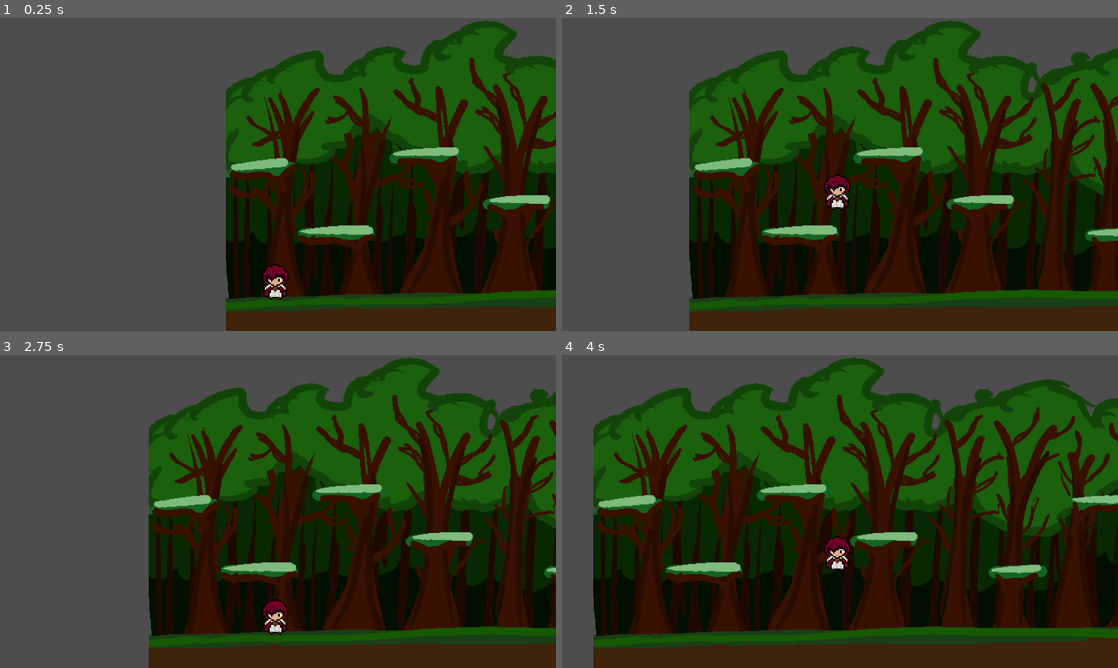
Above: before the commit, frames 1-4 (two rows, left to right).
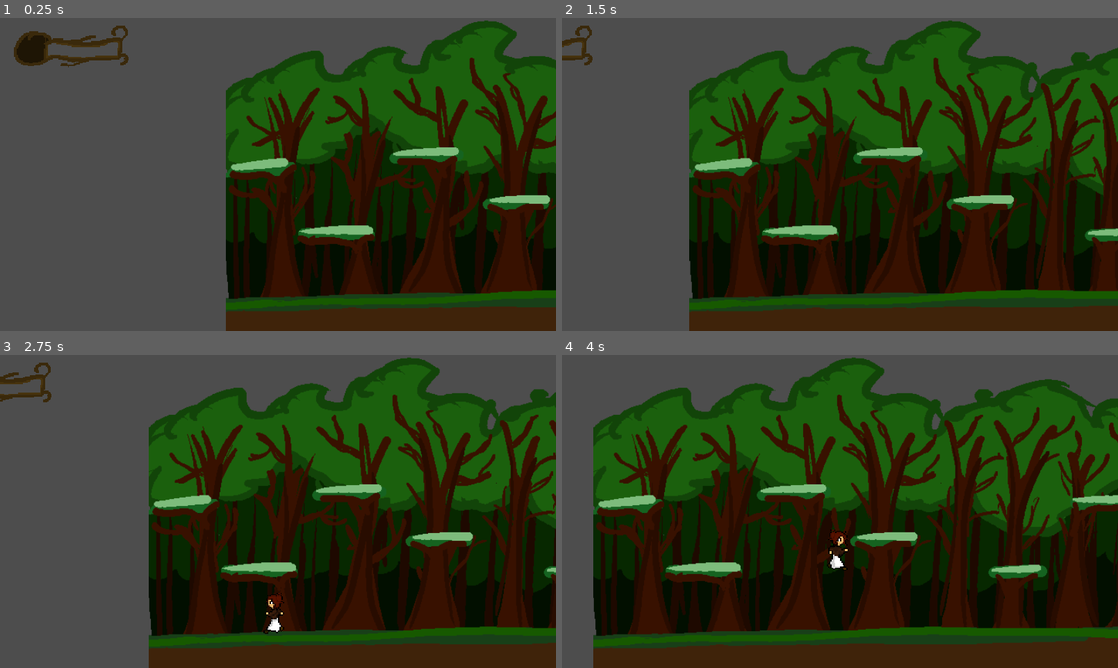
Above: after the commit, the same moments.

Repository: steve8D/Team12GameDev
Game: Godot game, scene res://scenes/prologue.tscn
The game is run twice, just before and just after one commit, with the same random seed, the same clock (stepped at 60 frames per second) and the same inputs.
Inputs:
- Up to frame 1 (0.25 s): no input
- Up to frame 2 (1.5 s): tap Enter at 0.5 s; hold D (move_right) from 0.53 s (still down); tap Shift (sprint) at 0.6, 1.35 s; tap W (jump_up) at 0.77 s
- Up to frame 3 (2.75 s): tap W (jump_up) at 1.52 s; release D (move_right) at 2.03 s; hold A (move_left) from 2.03 s (still down); tap Shift (sprint) at 2.1 s
- Up to frame 4 (4 s): release A (move_left) at 2.78 s; hold D (move_right) from 2.78 s (still down); tap Shift (sprint) at 2.85, 3.6 s; tap W (jump_up) at 3.02, 3.77 s

The runs differ from the first frame. In frame 1, 1.6% of the frame differs, in the area x 2-52%, y 2-90%; in frame 2, 0.7%; in frame 3, 0.8%; in frame 4, 0.4%.

Commit message:
add farren sprite sheet and temp running animation

Diff:
--- a/scenes/earth.tscn
+++ b/scenes/earth.tscn
@@ -1,9 +1,11 @@
 [gd_scene load_steps=10 format=3 uid="uid://djt86gl12x5sl"]
 
 [ext_resource type="Script" path="res://scripts/player_movement.gd" id="1_r005y"]
-[ext_resource type="Texture2D" uid="uid://c44fv5wcvykop" path="res://assets/sprites/player/sample_player.png" id="2_3fyhv"]
 
 [sub_resource type="BoxMesh" id="BoxMesh_fojav"]
+
+[sub_resource type="CompressedTexture2D" id="CompressedTexture2D_vvkcm"]
+load_path = "res://.godot/imported/sample_player.png-9b17891c7ebe44c7f46101f8b5cae296.ctex"
 
 [sub_resource type="RectangleShape2D" id="RectangleShape2D_a4qjp"]
 
@@ -33,13 +35,13 @@
 position = Vector2(0, 356)
 scale = Vector2(1510, 288)
 mesh = SubResource("BoxMesh_fojav")
+
 [node name="player" type="CharacterBody2D" parent="."]
 scale = Vector2(0.994953, 0.950902)
 script = ExtResource("1_r005y")
 
 [node name="Sprite2D" type="Sprite2D" parent="player"]
-texture = ExtResource("2_3fyhv")
-
+texture = SubResource("CompressedTexture2D_vvkcm")
 
 [node name="CollisionShape2D" type="CollisionShape2D" parent="player"]
 scale = Vector2(10, 14)
--- a/scenes/prologue.tscn
+++ b/scenes/prologue.tscn
@@ -1,8 +1,9 @@
-[gd_scene load_steps=5 format=3 uid="uid://b2httphahcrck"]
+[gd_scene load_steps=6 format=3 uid="uid://b2httphahcrck"]
 
 [ext_resource type="Script" path="res://scripts/player_movement.gd" id="2_sdcwa"]
-[ext_resource type="Texture2D" uid="uid://c44fv5wcvykop" path="res://assets/sprites/player/sample_player.png" id="2_xp4r6"]
+[ext_resource type="SpriteFrames" uid="uid://cj1i027jpplmp" path="res://sprites/farren.tres" id="3_qnjjd"]
 [ext_resource type="PackedScene" uid="uid://ch7xo0dpl8e8x" path="res://assets/world/earth/scene/prologue.tscn" id="3_vs3vp"]
+[ext_resource type="Texture2D" uid="uid://c0vc5iyo2ac8b" path="res://assets/ui/base/v1_health_bar.png" id="4_cminn"]
 
 [sub_resource type="RectangleShape2D" id="RectangleShape2D_vwcwx"]
 size = Vector2(4.59339, 0.855126)
@@ -18,11 +19,6 @@
 collision_mask = 3
 script = ExtResource("2_sdcwa")
 
-[node name="Sprite2D" type="Sprite2D" parent="player"]
-position = Vector2(74.8779, 245.608)
-scale = Vector2(0.287911, 0.287911)
-texture = ExtResource("2_xp4r6")
-
 [node name="CollisionShape2D" type="CollisionShape2D" parent="player"]
 position = Vector2(74.3753, 277.128)
 scale = Vector2(10.0652, 13.5797)
@@ -31,3 +27,32 @@
 [node name="Camera2D" type="Camera2D" parent="player"]
 position = Vector2(80.406, 256.598)
 limit_bottom = 650
+
+[node name="AnimatedSprite2D" type="AnimatedSprite2D" parent="player"]
+texture_filter = 1
+position = Vector2(74.3753, 236.617)
+scale = Vector2(2.5, 2.5)
+sprite_frames = ExtResource("3_qnjjd")
+animation = &"jumping"
+
+[node name="GUI" type="MarginContainer" parent="."]
+offset_right = 40.0
+offset_bottom = 40.0
+theme_override_constants/margin_left = 20
+theme_override_constants/margin_top = 20
+theme_override_constants/margin_right = 20
+theme_override_constants/margin_bottom = 20
+
+[node name="HBoxContainer" type="HBoxContainer" parent="GUI"]
+layout_mode = 2
+
+[node name="Bars" type="VBoxContainer" parent="GUI/HBoxContainer"]
+layout_mode = 2
+
+[node name="Constants" type="HBoxContainer" parent="GUI/HBoxContainer"]
+layout_mode = 2
+
+[node name="V1HealthBar" type="Sprite2D" parent="."]
+texture_filter = 1
+position = Vector2(-319, 61)
+texture = ExtResource("4_cminn")
--- a/scripts/player_movement.gd
+++ b/scripts/player_movement.gd
@@ -10,6 +10,7 @@
 var stamina = 100
 var sprinting = false
 var gravity = ProjectSettings.get_setting("physics/2d/default_gravity")
+@onready var _animation_player = $AnimatedSprite2D
 
 func _physics_process(delta):
 	var direction = Input.get_axis("move_left", "move_right")
@@ -18,6 +19,14 @@
 	check_for_sprint()
 	handle_sprint(direction, delta)
 	move_and_slide()
+	move_animation(direction)
+
+func move_animation(direction):
+	if direction < 0:
+		_animation_player.play("running")
+		_animation_player.flip_h = false
+	else:
+		_animation_player.flip_h = true
 
 func _on_sprint_timer_timeout():
 	sprinting = false
--- /dev/null
+++ b/sprites/farren.tres
@@ -0,0 +1,63 @@
+[gd_resource type="SpriteFrames" load_steps=8 format=3 uid="uid://cj1i027jpplmp"]
+
+[ext_resource type="Texture2D" uid="uid://dsom84r4m8e6w" path="res://assets/sprites/player/farren_sheet_1.png" id="1_3akqk"]
+
+[sub_resource type="AtlasTexture" id="AtlasTexture_x7sib"]
+atlas = ExtResource("1_3akqk")
+region = Rect2(1, 0, 25, 37)
+
+[sub_resource type="AtlasTexture" id="AtlasTexture_dkl55"]
+atlas = ExtResource("1_3akqk")
+region = Rect2(27, 0, 25, 37)
+
+[sub_resource type="AtlasTexture" id="AtlasTexture_1r5vr"]
+atlas = ExtResource("1_3akqk")
+region = Rect2(27, 38, 25, 37)
+
+[sub_resource type="AtlasTexture" id="AtlasTexture_djmy4"]
+atlas = ExtResource("1_3akqk")
+region = Rect2(1, 38, 25, 37)
+
+[sub_resource type="AtlasTexture" id="AtlasTexture_bhghp"]
+atlas = ExtResource("1_3akqk")
+region = Rect2(79, 38, 25, 37)
+
+[sub_resource type="AtlasTexture" id="AtlasTexture_dsc87"]
+atlas = ExtResource("1_3akqk")
+region = Rect2(53, 38, 25, 37)
+
+[resource]
+animations = [{
+"frames": [{
+"duration": 1.0,
+"texture": SubResource("AtlasTexture_x7sib")
+}, {
+"duration": 1.0,
+"texture": SubResource("AtlasTexture_dkl55")
+}],
+"loop": true,
+"name": &"default",
+"speed": 5.0
+}, {
+"frames": [],
+"loop": true,
+"name": &"jumping",
+"speed": 5.0
+}, {
+"frames": [{
+"duration": 1.0,
+"texture": SubResource("AtlasTexture_1r5vr")
+}, {
+"duration": 1.0,
+"texture": SubResource("AtlasTexture_djmy4")
+}, {
+"duration": 1.0,
+"texture": SubResource("AtlasTexture_bhghp")
+}, {
+"duration": 1.0,
+"texture": SubResource("AtlasTexture_dsc87")
+}],
+"loop": true,
+"name": &"running",
+"speed": 5.0
+}]
Binary file added: assets/sprites/player/farren_sheet_1.png
Not shown, added: assets/sprites/player/farren_sheet_1.png.import
Binary file removed: assets/sprites/player/sample_player.png
Binary file added: assets/ui/base/v1_health_bar.png
Not shown, changed: assets/ui/base/v1_health_bar.png.import
Binary file added: assets/ui/base/v1_health_bar_fill.png
Not shown, changed: assets/ui/base/v1_health_bar_fill.png.import
Binary file added: assets/ui/base/v1_stamina_bar.png
Not shown, changed: assets/ui/base/v1_stamina_bar.png.import
Binary file added: assets/ui/base/v1_stamina_bar_fill.png
Not shown, added: assets/ui/base/v1_stamina_bar_fill.png.import
Renamed: assets/ui/farren portrait.png -> assets/ui/portrait/farren portrait.png
(and 4 more such lines)
